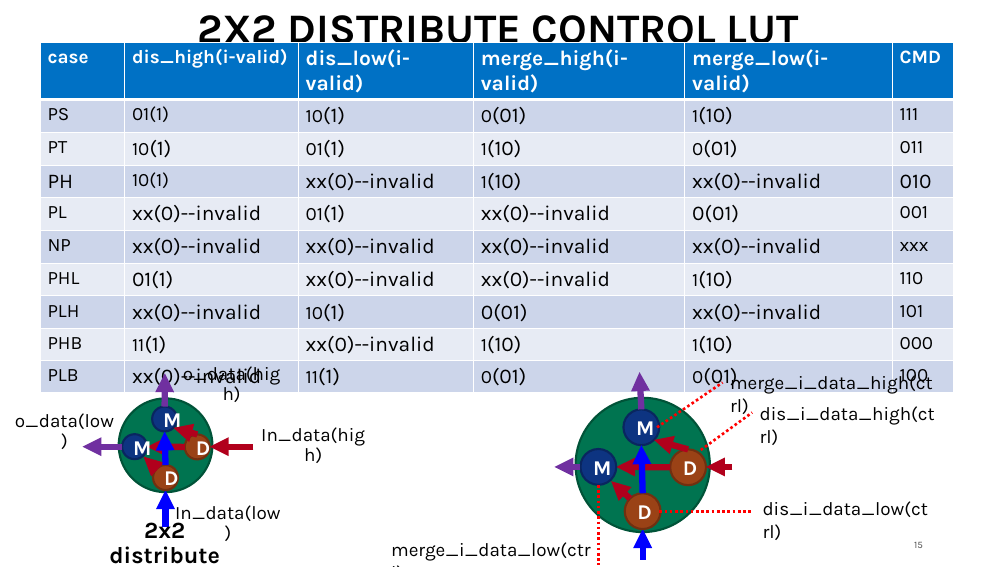
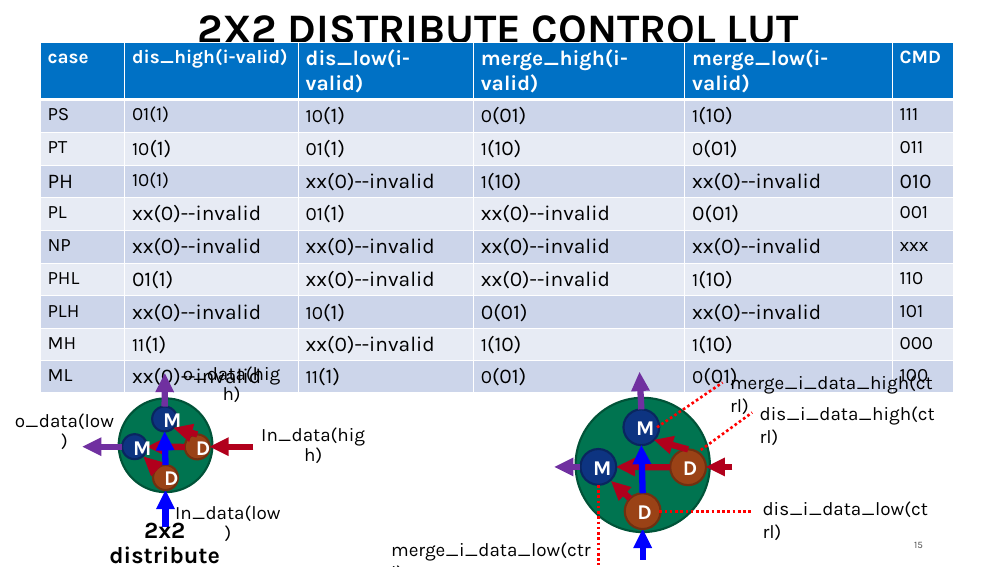
Before and after one commit to georgia-tech-synergy-lab/AcceleratorNoC, a slide deck: slide 15 of microswitch.pptx. Drawn at 1008x567 pixels with LibreOffice and Linux fonts; fonts in the diff are those of the drawing. Boxes give left, top, right and bottom in pixels: in the first picture for what was removed or moved away, otherwise in the second. Text is boxed around its words. In the diff, an @@ line names an element or a change of style, - is before the commit and + after.

```diff
--- a/microswitch.pptx
+++ b/microswitch.pptx
@@ table at (40, 43, 955, 393) @@
-row 9, column 1: PHB
+row 9, column 1: MH
-row 10, column 1: PLB
+row 10, column 1: ML
```
Also in this commit, not shown: 2 other slides changed, 3 slides added, 5 other files.
